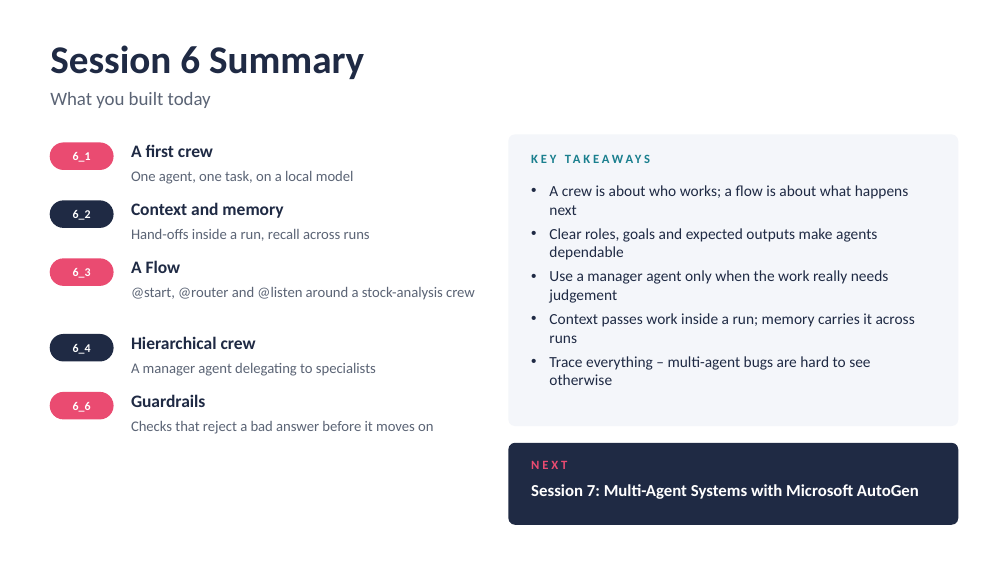
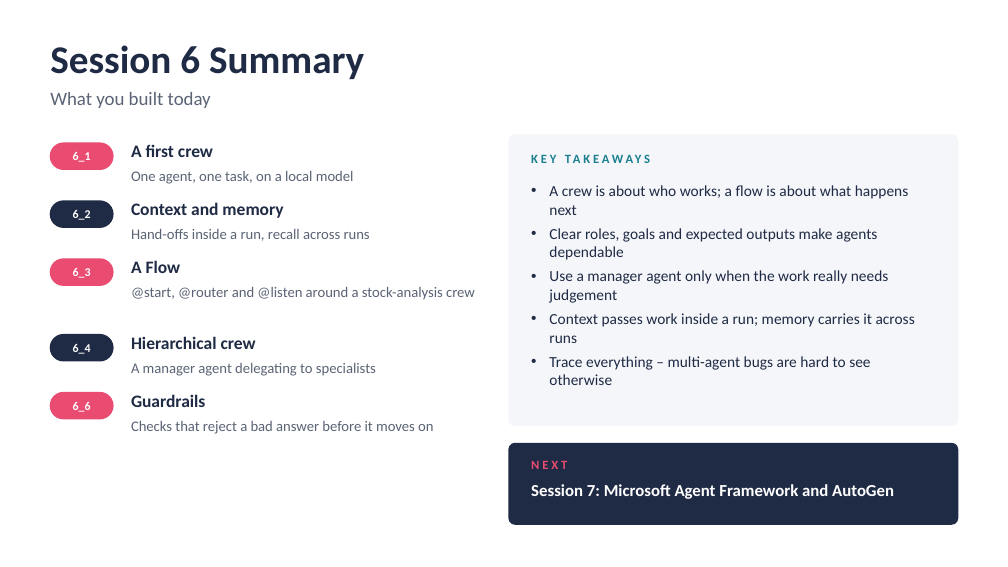
Before and after one commit to atulkahatecdac/agenticai, a slide deck: slide 98 of 16_PGP-Agentic/PGP_Agentic_AI.pptx. Drawn at 1008x567 pixels with LibreOffice and Linux fonts; fonts in the diff are those of the drawing. Boxes give left, top, right and bottom in pixels: in the first picture for what was removed or moved away, otherwise in the second. Text is boxed around its words. In the diff, an @@ line names an element or a change of style, - is before the commit and + after.

```diff
--- a/16_PGP-Agentic/PGP_Agentic_AI.pptx
+++ b/16_PGP-Agentic/PGP_Agentic_AI.pptx
@@ text at bbox=[531, 484, 894, 499]: text changed @@
-Session 7: Multi-Agent Systems with Microsoft AutoGen
+Session 7: Microsoft Agent Framework and AutoGen
```
Also in this commit, not shown: 3 other slides changed, 19 slides added, 10 slides removed, 31 other files.
